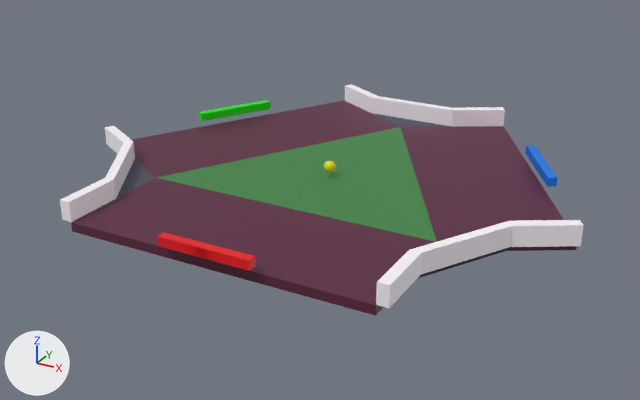
A saved change to the Blender file graphics/pong3p-extended.blend.
One viewpoint serves both versions: a 50 mm camera at (12.97, -24.25, 11.33) aimed at (-0.35, -0.02, -0.78). Lighting does not change. The marker at lower left points along +X, +Y and +Z.

Objects in the first picture: 'court', 'goal1', 'goal2', 'goal3', 'paddle3', 'wall1', 'wall1.003', 'wall1.1', 'wall1.2', 'wall2', 'wall3', 'wall3.2'.
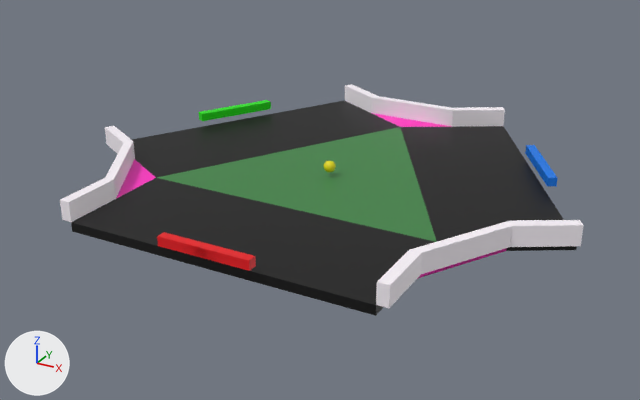
Where the change shows, as pixel boxes [x1, y1, x2, y2] in the pictures (640 x 400 px):
'court', recoloured: [72, 100, 577, 316] in both

Edits to the bpy script that builds the scene:
```text
Change mat_court2_001:
    mat_court2_001.base_color: (0.103, 0.0163, 0.0498) -> (0.0, 0.0, 0.0)  # dark red #5a223f -> black #000000
Change mat_court1_001:
    mat_court1_001.base_color: (0.0597, 0.0584, 0.103) -> (1.0, 0.0199, 0.545)  # dark blue #45445a -> pink #ff27c3
```
